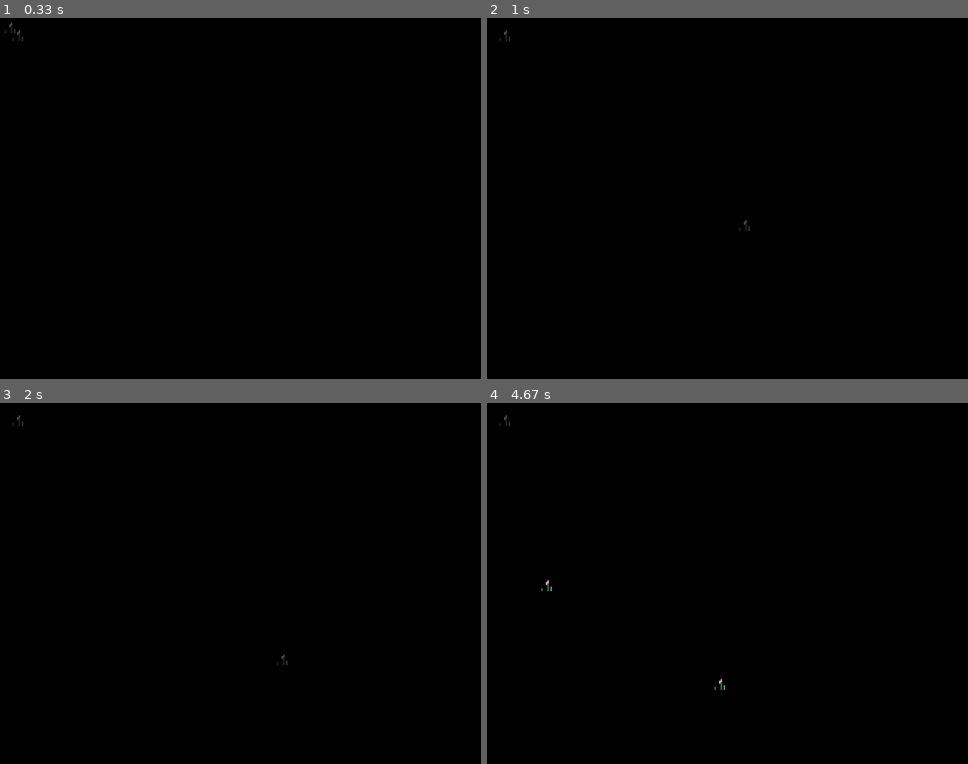
Above: before the commit, frames 1-4 (two rows, left to right).
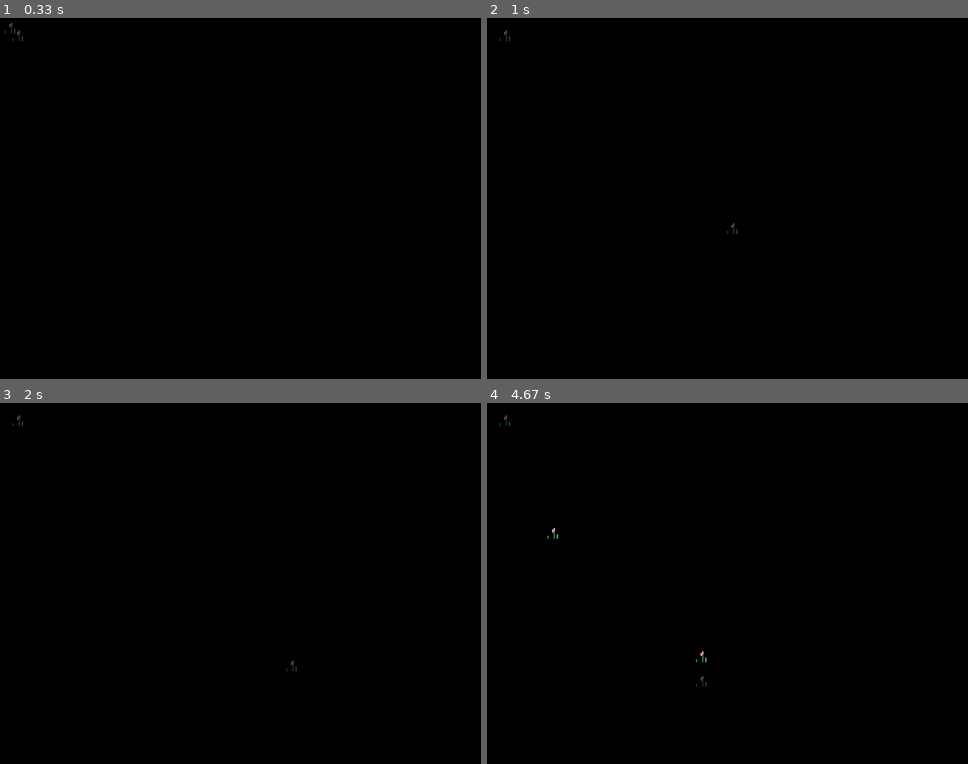
Above: after the commit, the same moments.

Repository: coligorm/Pygame-Platform-Tutorial
Game: pygame game, started from editor.py
Two runs of this game, one before a commit and one after it. Both use one fixed random seed, a clock stepped at 60 frames per second and the inputs below.
Inputs (mouse positions are in pixels of both pictures, inside the frame that each line leads up to):
- Up to frame 1 (0.33 s): no input
- Up to frame 2 (1 s): hold Right 0.33-0.8 s; move the mouse to (713, 209) at 0.37 s; hold Up from 0.83 s (still down); move the mouse to (732, 216) at 0.87 s
- Up to frame 3 (2 s): release Up at 1.13 s; hold Right 1.17-1.63 s; move the mouse to (125, 583) at 1.2 s; hold Left from 1.67 s (still down); move the mouse to (293, 659) at 1.7 s
- Up to frame 4 (4.67 s): release Left at 2.2 s; hold Down 2.23-2.53 s; move the mouse to (578, 666) at 2.27 s; hold Left 2.57-2.97 s; move the mouse to (910, 709) at 2.6 s; hold Up 3-3.37 s; move the mouse to (790, 612) at 3.03 s; hold Right 3.4-4.03 s; move the mouse to (741, 453) at 3.43 s; click (554, 569) at 4.12 s; hold Down from 4.4 s (still down); click (708, 673) at 4.48 s

Frame 1 is identical in both runs. In frame 2, less than 0.1% of the frame differs, in the area x 49-55%, y 55-60%; in frame 3, less than 0.1%; in frame 4, 0.1%, in the area x 11-50%, y 34-80%.

Commit message:
Added camera movement to editor

Diff:
--- a/editor.py
+++ b/editor.py
@@ -43,6 +43,10 @@
     def run(self):
         while True:
             self.display.fill((0,0,0,0))
+
+            # Move Camera
+            self.scroll[0] += (self.movement[1] - self.movement[0]) * 2
+            self.scroll[1] += (self.movement[3] - self.movement[2]) * 2
 
             render_scroll = (int(self.scroll[0]), int(self.scroll[1]))
 
